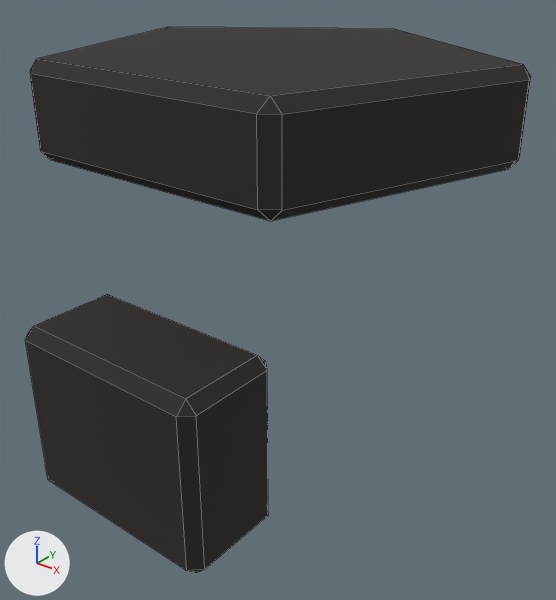
An edit to the Blender file art-src/blender/crowd/hair_bun.blend, drawn before and after from the same camera.
The view is the same before and after, from a camera (50 mm lens) standing at (0.26, -0.324, 1.258) and looking at (0.011, -0.013, 1.065). The lights are fixed; the arrows at lower left show +X, +Y and +Z. The first picture is the older version. Mesh edges are drawn as thin lines.

Names of what the first picture shows: 'hair'.
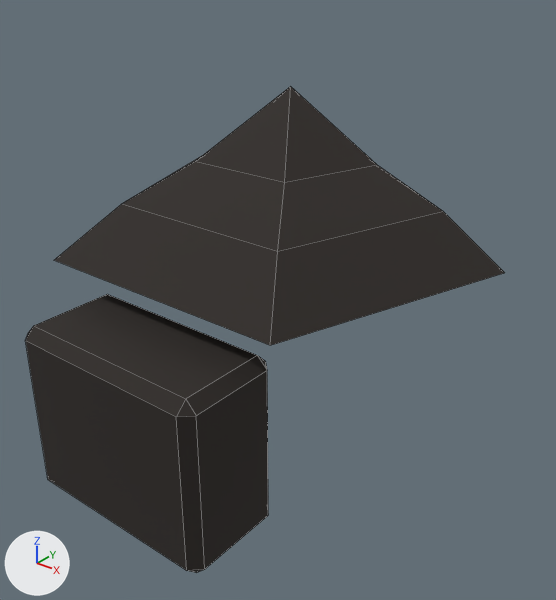
Boxes (x1, y1, x2, y2) around the edits, measured in the pictures (556 x 600 px):
'hair', reshaped (11% shorter)
    before: (25, 27, 531, 573)
    after: (25, 86, 505, 573)
part 1 of me_hairbun, rebuilt (10% narrower, 33% taller)
    before: (30, 27, 531, 221)
    after: (55, 86, 505, 345)

The change in detail:
me_hairbun is used by ob_hair; parent ob_hair_bun; location (0.0, 0.0, 0.0).
me_hairbun had 54 vertices, 58 faces and spanned x -0.123..0.123, y -0.136..0.121, z 0.975..1.2.
me_hairbun now has 40 vertices, 41 faces and spans x -0.122..0.122, y -0.136..0.122, z 0.975..1.18.
me_hairbun part 1: the loose piece of 30 vertices spanning x -0.123..0.123, y -0.101..0.121, z 1.15..1.2 is rebuilt with 16 vertices and now spans x -0.122..0.122, y -0.099..0.122, z 1.095..1.18.
